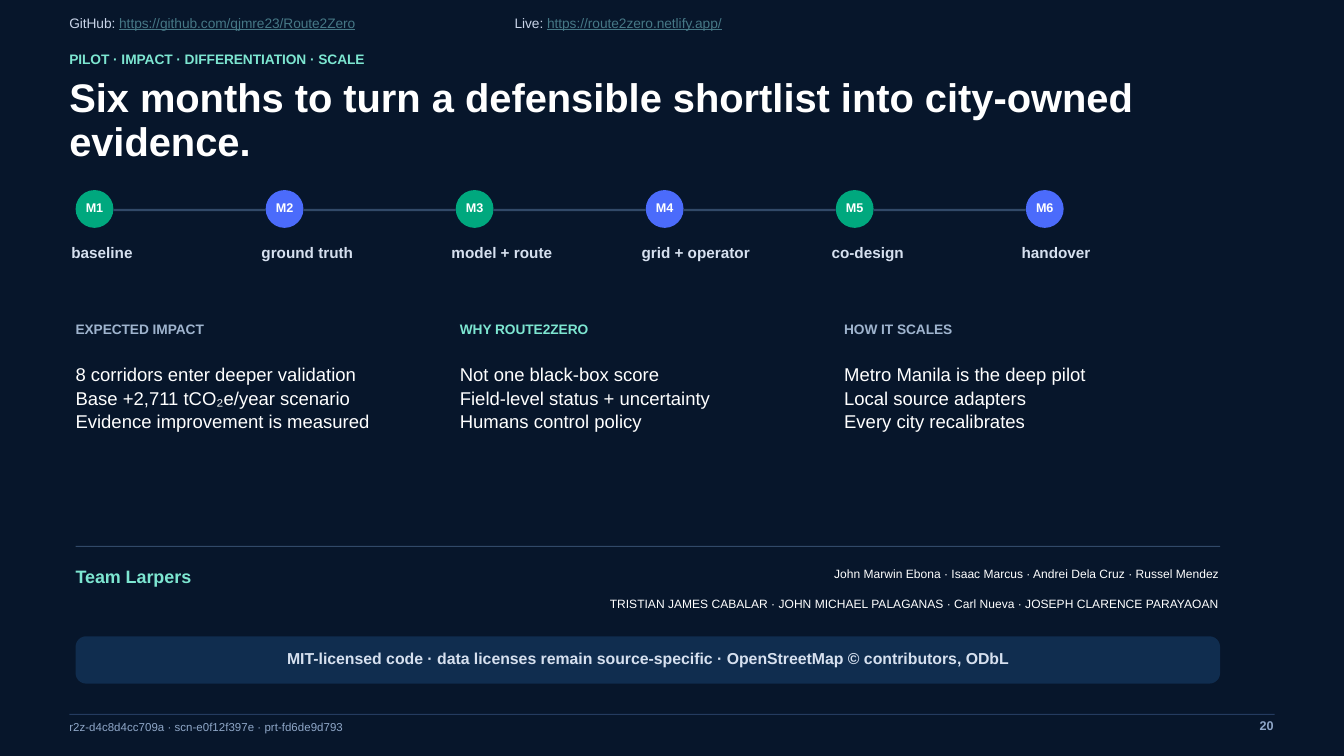
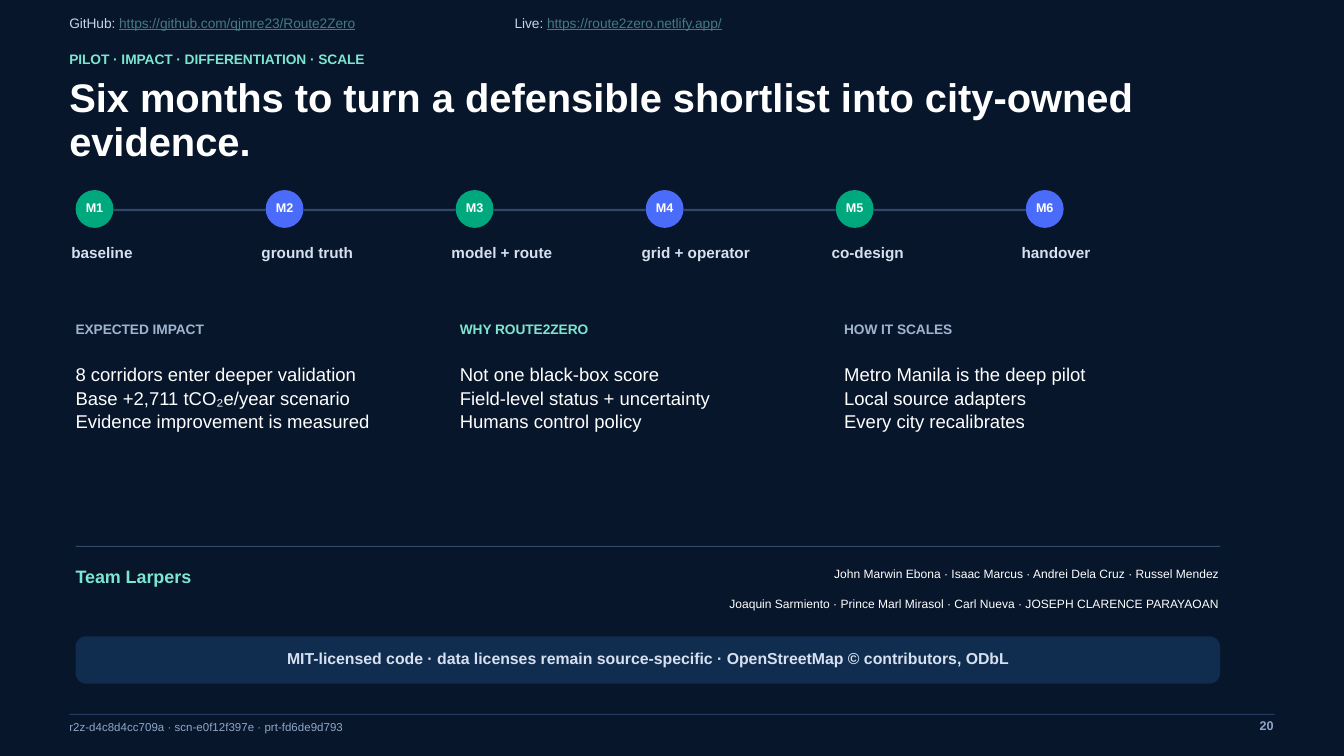
Before and after one commit to qjmre23/Route2Zero, a slide deck: slide 20 of output/submission/Route2Zero_Concept_Deck_20_Slides.pptx. Drawn at 1344x756 pixels with LibreOffice and Linux fonts; fonts in the diff are those of the drawing. Boxes give left, top, right and bottom in pixels: in the first picture for what was removed or moved away, otherwise in the second. Text is boxed around its words. In the diff, an @@ line names an element or a change of style, - is before the commit and + after.

```diff
--- a/output/submission/Route2Zero_Concept_Deck_20_Slides.pptx
+++ b/output/submission/Route2Zero_Concept_Deck_20_Slides.pptx
@@ text at (x1=729, y1=599, x2=1218, y2=611): text changed @@
-TRISTIAN JAMES CABALAR · JOHN MICHAEL PALAGANAS · Carl Nueva · JOSEPH CLARENCE PARAYAOAN
+Joaquin Sarmiento · Prince Marl Mirasol · Carl Nueva · JOSEPH CLARENCE PARAYAOAN
```
Also in this commit, not shown: 4 other slides changed, 59 other files.
